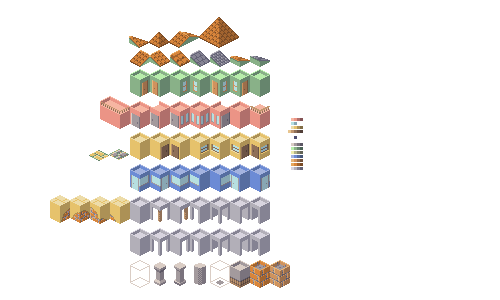
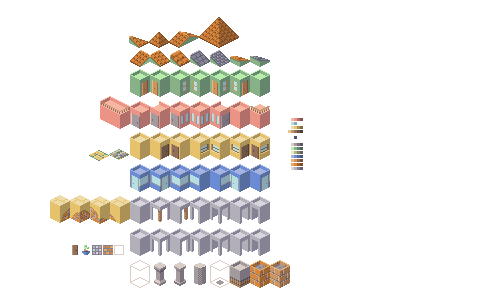
The second 500x300 image is a revision of the first. Changes to its layers:
painted on "Capa 2" over [72, 245, 124, 255]
